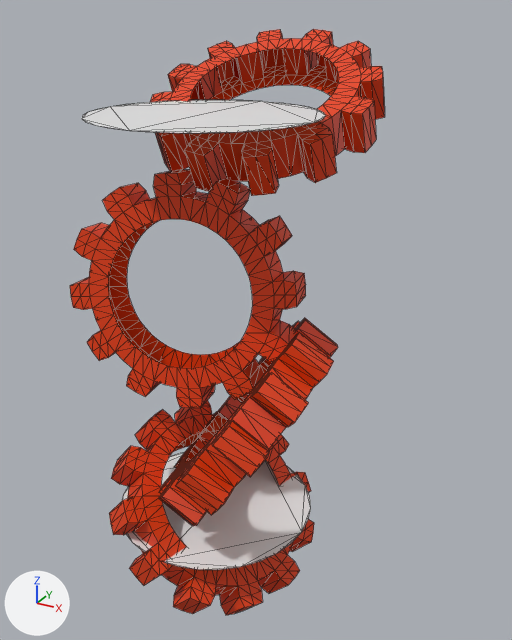
An edit to the glTF model assets/npcs/gear-interaction.gltf, drawn before and after from the same camera.
Rendered twice from a camera (50 mm lens) standing at (3.31, -5.14, 4.76) and looking at (0.24, 0.45, 1.96). Lighting does not change. The marker at lower left points along +X, +Y and +Z. Mesh edges are drawn as thin lines. Where no turn or scale is listed for an object, it has been applied to the vertices.

The scene before the commit, as lines of its bpy script (objects in view):
```python
mat_material = principled_material('Material')
mat_material.base_color = (0.8, 0.0467, 0.0)  # orange #e73d00
me_circle = bpy.data.meshes.new('Circle')
me_circle.from_pydata(...)  # 32 vertices, 30 faces; spans x -1.0..1.0, y -1.0..1.0, z 0.0
me_circle_001 = bpy.data.meshes.new('Circle.001')
me_circle_001.from_pydata(...)  # 32 vertices, 30 faces; spans x -1.0..1.0, y -1.0..1.0, z 0.0
me_gear = bpy.data.meshes.new('Gear')
me_gear.from_pydata(...)  # 1344 vertices, 2304 faces; spans x -1.38..1.23, y -1.12..2.16, z -0.88..4.56
me_gear.materials.append(mat_material)  # orange #e73d00
ob_capsule_bottom = bpy.data.objects.new('capsule-bottom', me_circle)
ob_capsule_bottom.location = (0.0, 0.0, 0.0)
ob_capsule_top = bpy.data.objects.new('capsule-top', me_circle_001)
ob_capsule_top.location = (0.0, 0.0, 3.95)
ob_gear = bpy.data.objects.new('Gear', me_gear)
ob_gear.location = (0.0, 0.0, 0.0)
```
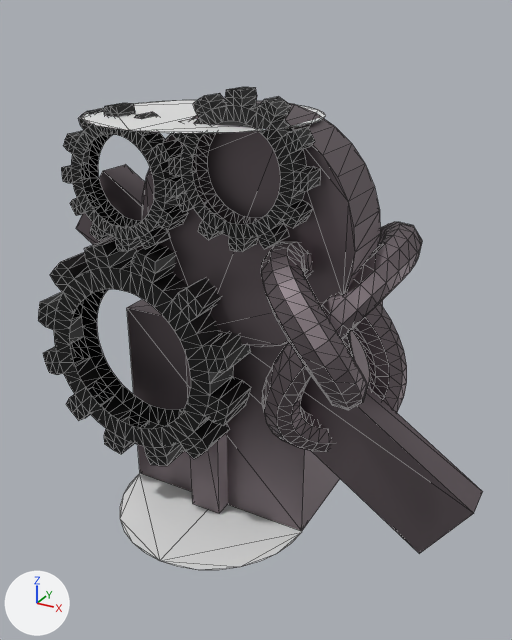
Where the change shows, as pixel boxes [x1, y1, x2, y2] in the pictures (512 x 640 px):
'Cube', added
    after: [38, 87, 483, 554]
    faces in mat_material (grey #857a80): [76, 101, 483, 554]
    faces in mat_material_001 (black #000000): [38, 87, 320, 466]
'Gear', deleted
    before: [70, 29, 385, 615]

The change, as a diff of the scene's bpy script:
```diff
--- a/assets/npcs/gear-interaction.gltf.py
+++ b/assets/npcs/gear-interaction.gltf.py
@@ mat_material @@
 mat_material = principled_material('Material')
-mat_material.base_color = (0.8, 0.0467, 0.0)  # orange #e73d00
+mat_material.base_color = (0.236, 0.196, 0.214)  # grey #857a7f
+mat_material.metallic = 1.0
@@ mat_material_001 @@
+mat_material_001 = principled_material('Material.001')
+mat_material_001.base_color = (0.0, 0.0, 0.0)  # black #000000
@@ me_cube @@
+me_cube.from_pydata(...)  # 1736 vertices, 3168 faces; spans x -1.63..2.63, y -1.07..2.01, z -1.01..3.2
+# faces by material slot: [1440, 1728]
+me_cube.materials.append(mat_material)  # grey #857a7f
+me_cube.materials.append(mat_material_001)  # black #000000
@@ ob_gear @@
-ob_gear = bpy.data.objects.new('Gear', me_gear)
-ob_gear.location = (0.0, 0.0, 0.0)
@@ ob_cube @@
+ob_cube = bpy.data.objects.new('Cube', me_cube)
+ob_cube.location = (-0.02, 0.0, 1.02)
```
